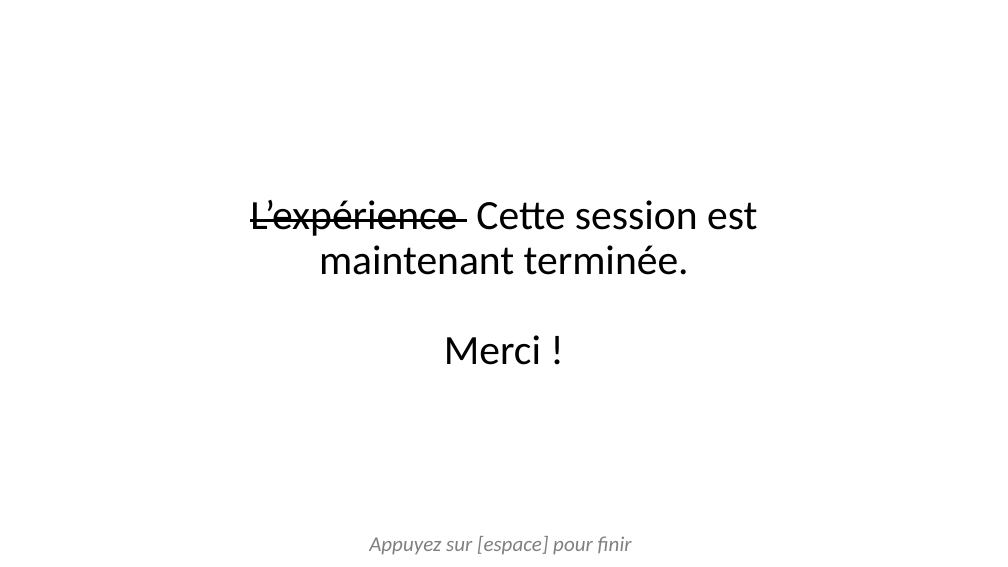
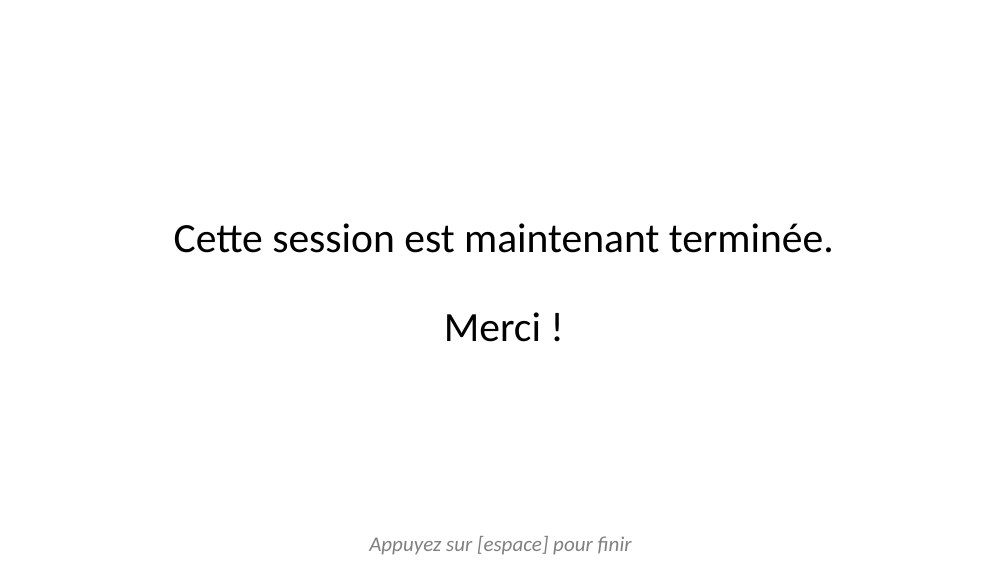
Before and after one commit to MBB-team/Online_Testing, a slide deck: slide 12 of Emotion_Regulation_JS/instructions/instructionsDiapo.pptx. Drawn at 1008x567 pixels with LibreOffice and Linux fonts; fonts in the diff are those of the drawing. Boxes give left, top, right and bottom in pixels: in the first picture for what was removed or moved away, otherwise in the second. Text is boxed around its words. In the diff, an @@ line names an element or a change of style, - is before the commit and + after.

```diff
--- a/Emotion_Regulation_JS/instructions/instructionsDiapo.pptx
+++ b/Emotion_Regulation_JS/instructions/instructionsDiapo.pptx
@@ title at (174,223,834,342): text changed @@
-L’expérience Cette session est maintenant terminée.
-Merci !
+Cette session est maintenant terminée.
+Merci !
```
Also in this commit, not shown: 6 other slides changed, 4 slides added, 4 slides removed, 16 other files.
